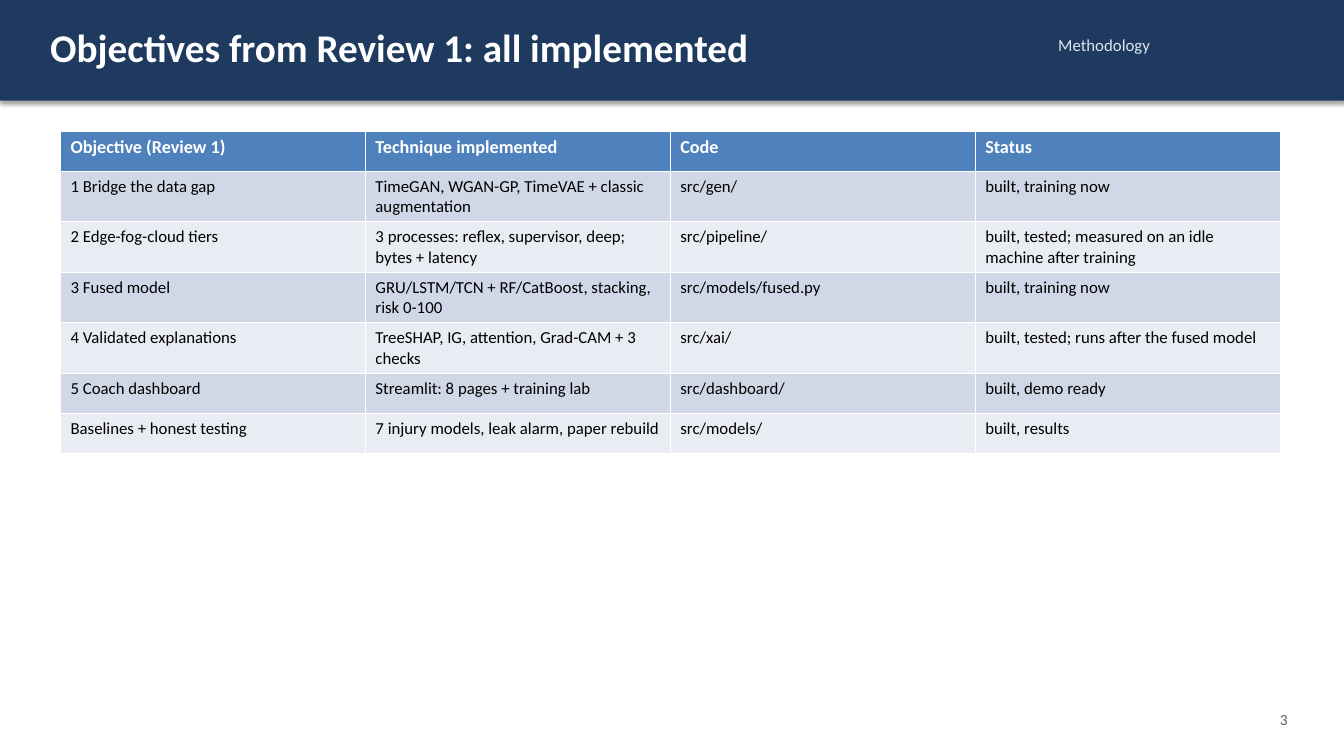
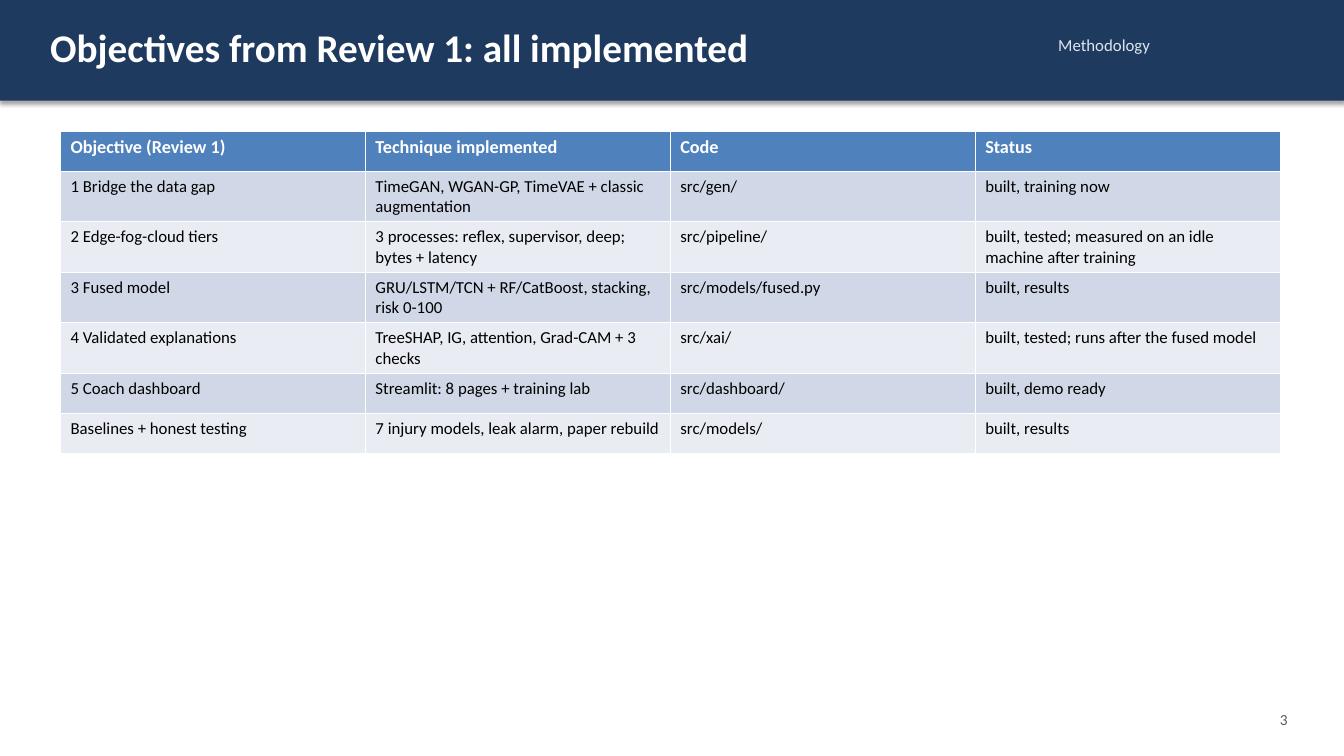
Before and after one commit to NamanJain017/SynAthlete-AIoT, a slide deck: slide 3 of slides/review2.pptx. Drawn at 1344x756 pixels with LibreOffice and Linux fonts; fonts in the diff are those of the drawing. Boxes give left, top, right and bottom in pixels: in the first picture for what was removed or moved away, otherwise in the second. Text is boxed around its words. In the diff, an @@ line names an element or a change of style, - is before the commit and + after.

```diff
--- a/slides/review2.pptx
+++ b/slides/review2.pptx
@@ table at (60,131,1278,441) @@
-row 4, column 4: built, training now
+row 4, column 4: built, results
```
Also in this commit, not shown: 2 other slides changed, 2 other files.
